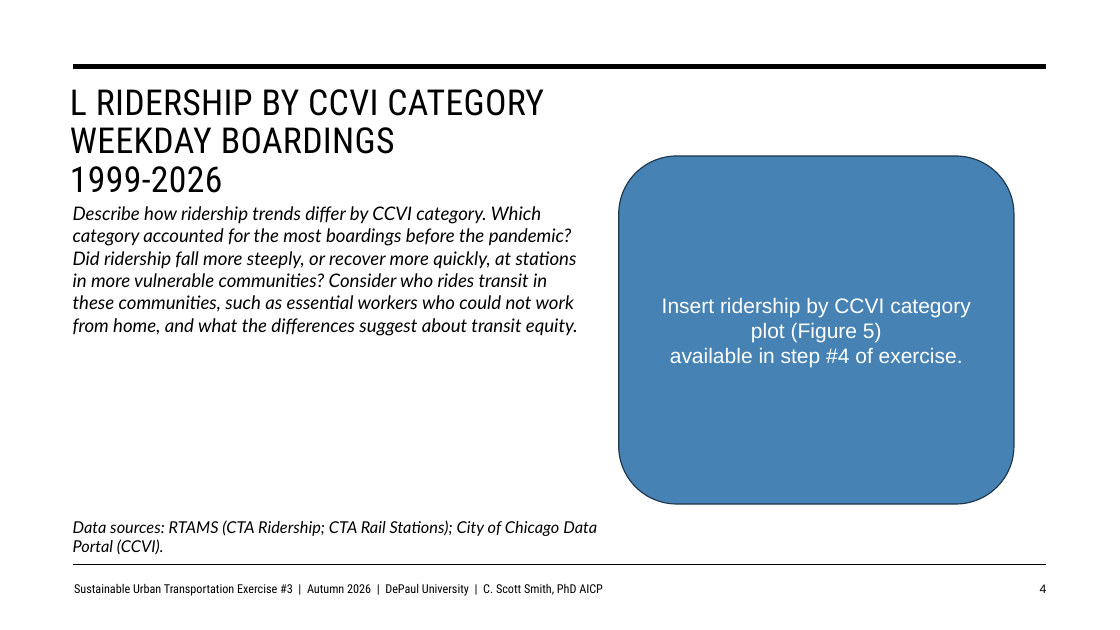
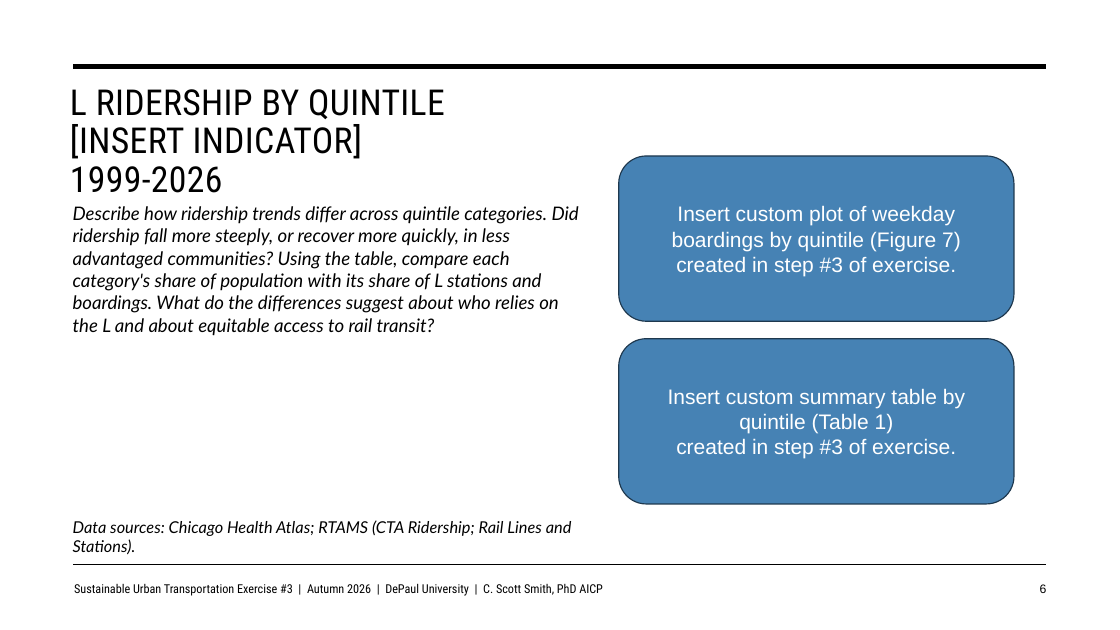
Before and after one commit to justenvirons/pedagogy, a slide deck: slide 6 of 2027/GEO330_Fall_Quarter/exercises/Exercise_03/slides/Exercise03_Template.pptx (slide 4 before the commit). Drawn at 1120x630 pixels with LibreOffice and Linux fonts; fonts in the diff are those of the drawing. Boxes give left, top, right and bottom in pixels: in the first picture for what was removed or moved away, otherwise in the second. Text is boxed around its words. In the diff, an @@ line names an element or a change of style, - is before the commit and + after.

```diff
--- a/2027/GEO330_Fall_Quarter/exercises/Exercise_03/slides/Exercise03_Template.pptx
+++ b/2027/GEO330_Fall_Quarter/exercises/Exercise_03/slides/Exercise03_Template.pptx
@@ title at (70, 89, 445, 193): text changed @@
-L RIDERSHIP BY CCVI CATEGORY
-WEEKDAY BOARDINGS
-1999-2026
+L RIDERSHIP BY QUINTILE
+[INSERT INDICATOR]
+1999-2026
@@ rounded rectangle "Insert custom plot of weekday ...": place and size @@
-rounded rectangle "Insert custom plot of weekday ..." at (619, 156, 1015, 504)
+rounded rectangle "Insert custom plot of weekday ..." at (619, 156, 1015, 322)
@@ text at (73, 206, 579, 336): text changed @@
-Describe how ridership trends differ by CCVI category. Which category accounted for the most boardings before the pandemic? Did ridership fall more steeply, or recover more quickly, at stations in more vulnerable communities? Consider who rides transit in these communities, such as essential workers who could not work from home, and what the differences suggest about transit equity.
+Describe how ridership trends differ across quintile categories. Did ridership fall more steeply, or recover more quickly, in less advantaged communities? Using the table, compare each category's share of population with its share of L stations and boardings. What do the differences suggest about who relies on the L and about equitable access to rail transit?
@@ text in rounded rectangle at (672, 206, 961, 276): text changed @@
-Insert ridership by CCVI category plot (Figure 5)
-available in step #4 of exercise.
+Insert custom plot of weekday boardings by quintile (Figure 7)
+created in step #3 of exercise.
@@ rounded rectangle added at (619, 339, 1015, 504), fill #4682B4, outline #1F394F 1 pt, 18 pt, text #FFFFFF @@
+Insert custom summary table by quintile (Table 1)
+created in step #3 of exercise.
@@ text at (73, 520, 572, 554): text changed @@
-Data sources: RTAMS (CTA Ridership; CTA Rail Stations); City of Chicago Data Portal (CCVI).
+Data sources: Chicago Health Atlas; RTAMS (CTA Ridership; Rail Lines and Stations).
@@ page number at (1040, 584, 1047, 593): text changed @@
-4
+6
```
Also in this commit, not shown: 5 other slides changed, 2 slides added, 3 other files.
